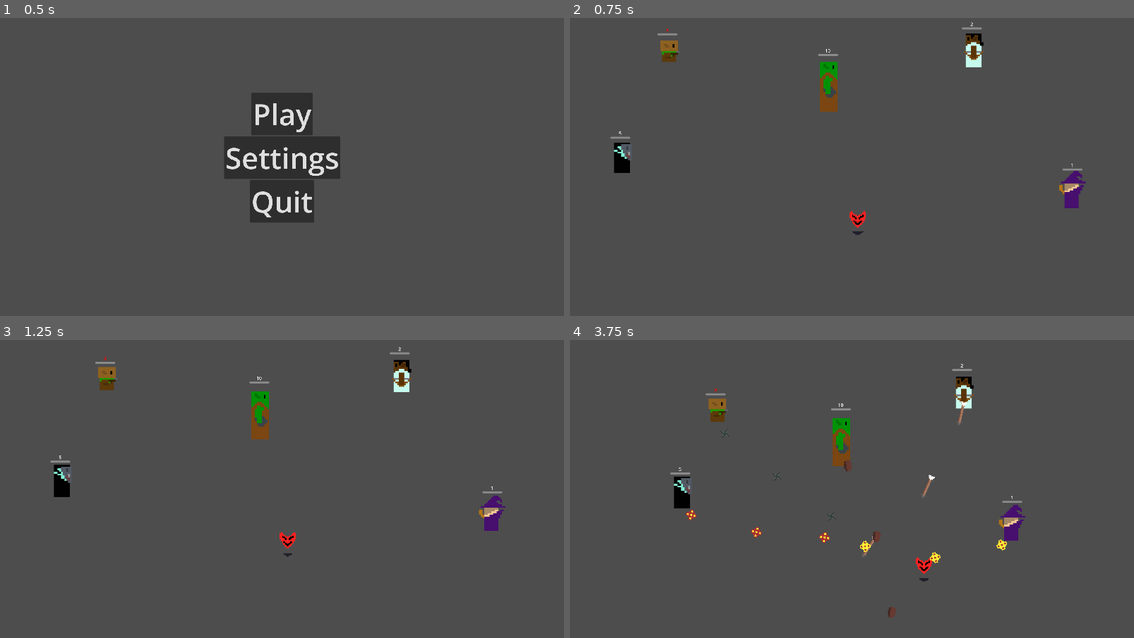
Above: before the commit, frames 1-4 (two rows, left to right).
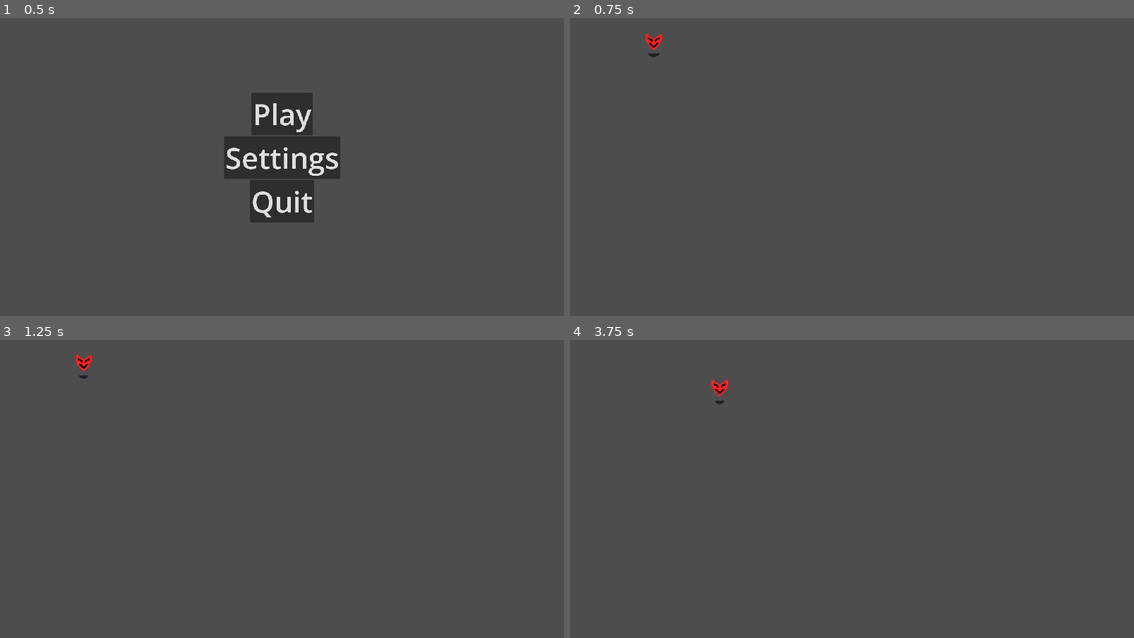
Above: after the commit, the same moments.

Repository: billystein25/GlobalGameJam2026
Game: Godot game, scene res://scenes/ui/start_screne.tscn
The game is run twice, just before and just after one commit, with the same random seed, the same clock (stepped at 60 frames per second) and the same inputs.
Inputs (mouse positions are in pixels of both pictures, inside the frame that each line leads up to):
- Up to frame 1 (0.5 s): no input
- Up to frame 2 (0.75 s): click "Play" at 0.5 s
- Up to frame 3 (1.25 s): no input
- Up to frame 4 (3.75 s): move the mouse to (976, 465) at 1.27 s; hold Right (Player Go Right) 1.28-2.03 s; tap Space (Jumb) every 0.75 s from 1.35 to 3.6 s; click (976, 465) at 1.42 s; move the mouse to (739, 494) at 2.02 s; hold S (Player Go Down) 2.03-2.78 s; move the mouse to (908, 411) at 2.77 s; hold Right (Player Go Right) 2.78-3.53 s; move the mouse to (823, 542) at 3.52 s; hold W (Player Go Up) from 3.53 s (still down); click (823, 542) at 3.67 s

Frame 1 is identical in both runs. In frame 2, 2.0% of the frame differs, in the area x 7-92%, y 1-73%; in frame 3, 2.0%; in frame 4, 2.4%, in the area x 17-81%, y 8-94%.
Error before the commit: Cannot call method 'get_children' on a null value. (res://scenes/root/game_manager.gd:44)
Error after the commit: Trying to assign value of type 'String' to a variable of type 'int'. (res://scenes/root/game_manager.gd:52)

Commit message:
switched scene to main

Diff:
--- a/scenes/root/main_level.tscn
+++ b/scenes/root/main_level.tscn
@@ -1,6 +1,7 @@
 [gd_scene format=3 uid="uid://t6psbobjtjm7"]
 
 [ext_resource type="Script" uid="uid://hmw2bx6cbghr" path="res://scenes/root/game_manager.gd" id="1_8lngr"]
+[ext_resource type="PackedScene" uid="uid://cki75c4q6ug0d" path="res://scenes/player.tscn" id="2_b47l5"]
 [ext_resource type="PackedScene" uid="uid://jf3v1j7nrgyt" path="res://scenes/ui/start_menu_ui.tscn" id="2_cko7m"]
 
 [node name="MainLevel" type="Node" unique_id=1213414492 node_paths=PackedStringArray("enemies", "projectiles", "menu_ui", "spawners", "enemy_spawn_timer")]
@@ -14,6 +15,8 @@
 
 [node name="Entities" type="Node2D" parent="." unique_id=755761729]
 
+[node name="Player" parent="Entities" unique_id=1181188848 instance=ExtResource("2_b47l5")]
+
 [node name="Projectiles" type="Node" parent="." unique_id=889259240]
 
 [node name="Spawners" type="Node" parent="." unique_id=169343153]
--- a/scenes/ui/start_screne.tscn
+++ b/scenes/ui/start_screne.tscn
@@ -5,4 +5,4 @@
 [node name="StartScrene" type="CanvasLayer" unique_id=1333345430]
 
 [node name="MenuUI" parent="." unique_id=683639668 instance=ExtResource("1_q2lfi")]
-load_scene = "uid://dthay054pr1bi"
+load_scene = "uid://t6psbobjtjm7"
